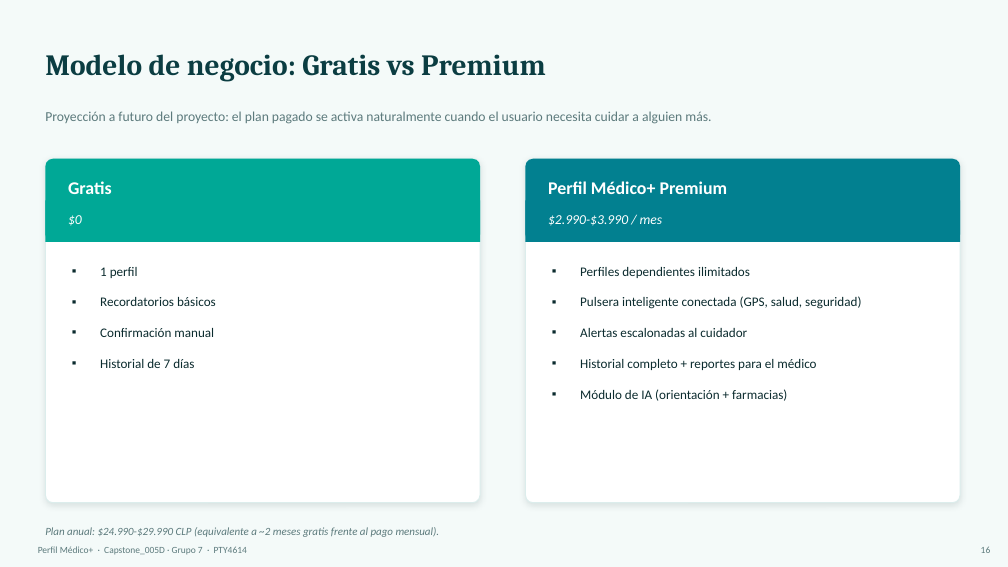
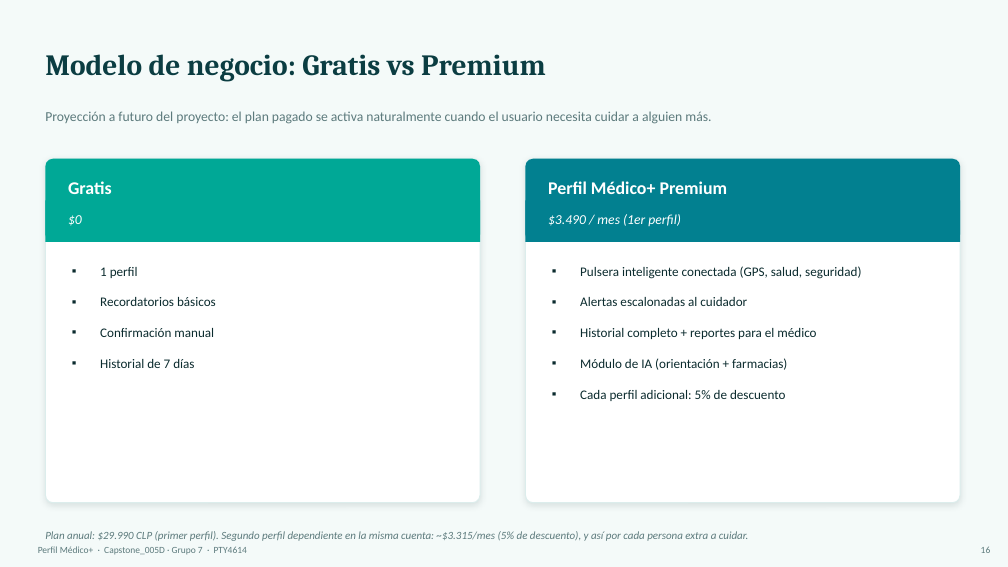
Before and after one commit to Bvnjvmin/Perfil-Medico-, a slide deck: slide 16 of Fase 1/Evidencias Grupales/PerfilMedico_ExposicionFase1.pptx. Drawn at 1008x567 pixels with LibreOffice and Linux fonts; fonts in the diff are those of the drawing. Boxes give left, top, right and bottom in pixels: in the first picture for what was removed or moved away, otherwise in the second. Text is boxed around its words. In the diff, an @@ line names an element or a change of style, - is before the commit and + after.

```diff
--- a/Fase 1/Evidencias Grupales/PerfilMedico_ExposicionFase1.pptx
+++ b/Fase 1/Evidencias Grupales/PerfilMedico_ExposicionFase1.pptx
@@ text at <box>548,214,681,226</box>: text changed @@
-$2.990-$3.990 / mes
+$3.490 / mes (1er perfil)
@@ text at <box>580,267,750,278</box>: paragraph removed @@
-▪ Perfiles dependientes ilimitados
@@ text at <box>580,390,785,401</box>: paragraph added @@
+▪ Cada perfil adicional: 5% de descuento
@@ text at <box>45,531,749,541</box>: text changed @@
-Plan anual: $24.990-$29.990 CLP (equivalente a ~2 meses gratis frente al pago mensual).
+Plan anual: $29.990 CLP (primer perfil). Segundo perfil dependiente en la misma cuenta: ~$3.315/mes (5% de descuento), y así por cada persona extra a cuidar.
```
Also in this commit, not shown: 1 other slide changed, 2 other files.
